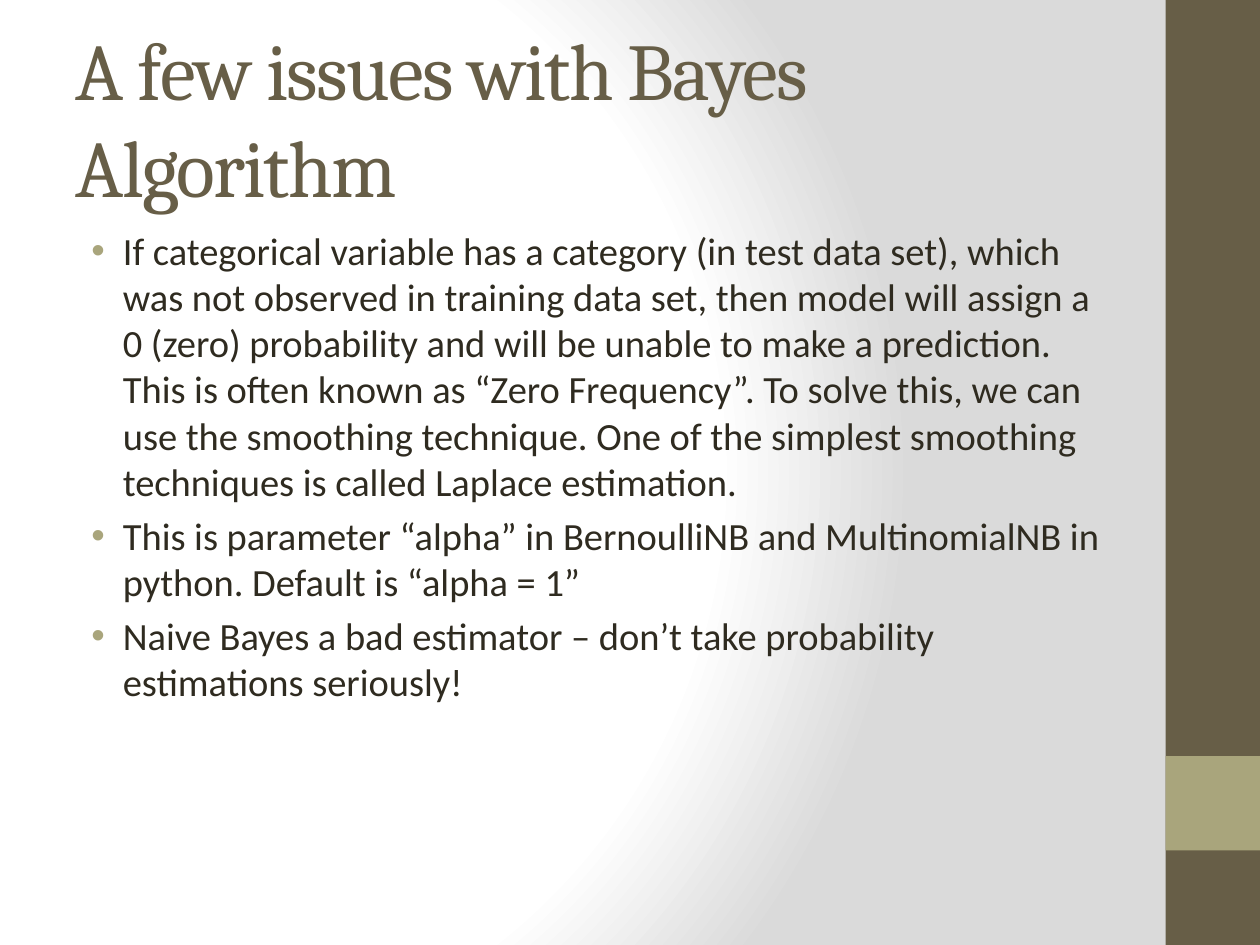
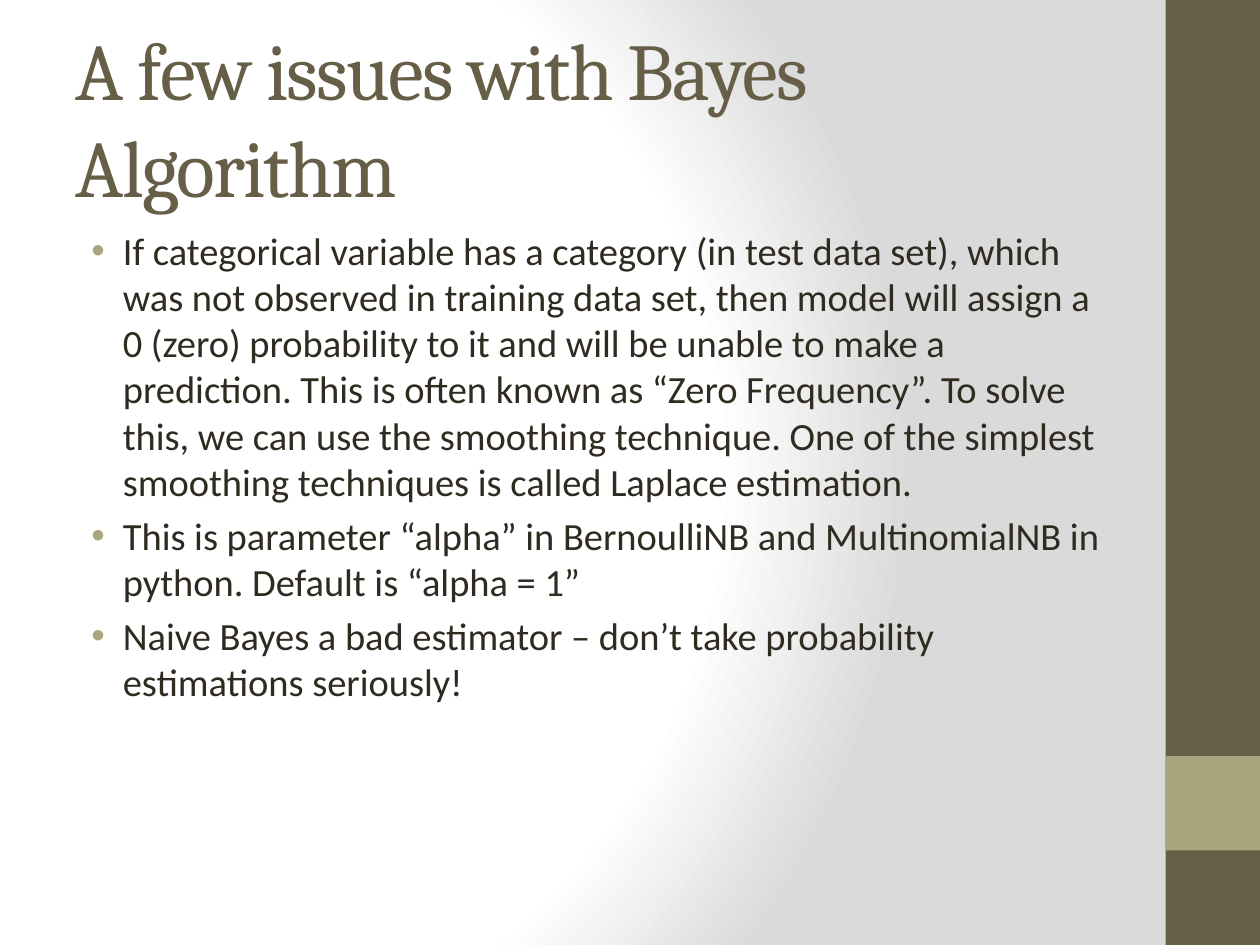
Before and after one commit to readywater/SF-DAT-20, a slide deck: slide 10 of Lecture Notes-Slides/Lecture 17.pptx. Drawn at 1260x945 pixels with LibreOffice and Linux fonts; fonts in the diff are those of the drawing. Boxes give left, top, right and bottom in pixels: in the first picture for what was removed or moved away, otherwise in the second. Text is boxed around its words. In the diff, an @@ line names an element or a change of style, - is before the commit and + after.

```diff
--- a/Lecture Notes-Slides/Lecture 17.pptx
+++ b/Lecture Notes-Slides/Lecture 17.pptx
@@ text at [123, 237, 1095, 503]: text changed @@
-• If categorical variable has a category (in test data set), which was not observed in training data set, then model will assign a 0 (zero) probability and will be unable to make a prediction. This is often known as “Zero Frequency”. To solve this, we can use the smoothing technique. One of the simplest smoothing techniques is called Laplace estimation.
+• If categorical variable has a category (in test data set), which was not observed in training data set, then model will assign a 0 (zero) probability to it and will be unable to make a prediction. This is often known as “Zero Frequency”. To solve this, we can use the smoothing technique. One of the simplest smoothing techniques is called Laplace estimation.
```
Also in this commit, not shown: 5 other slides changed.
